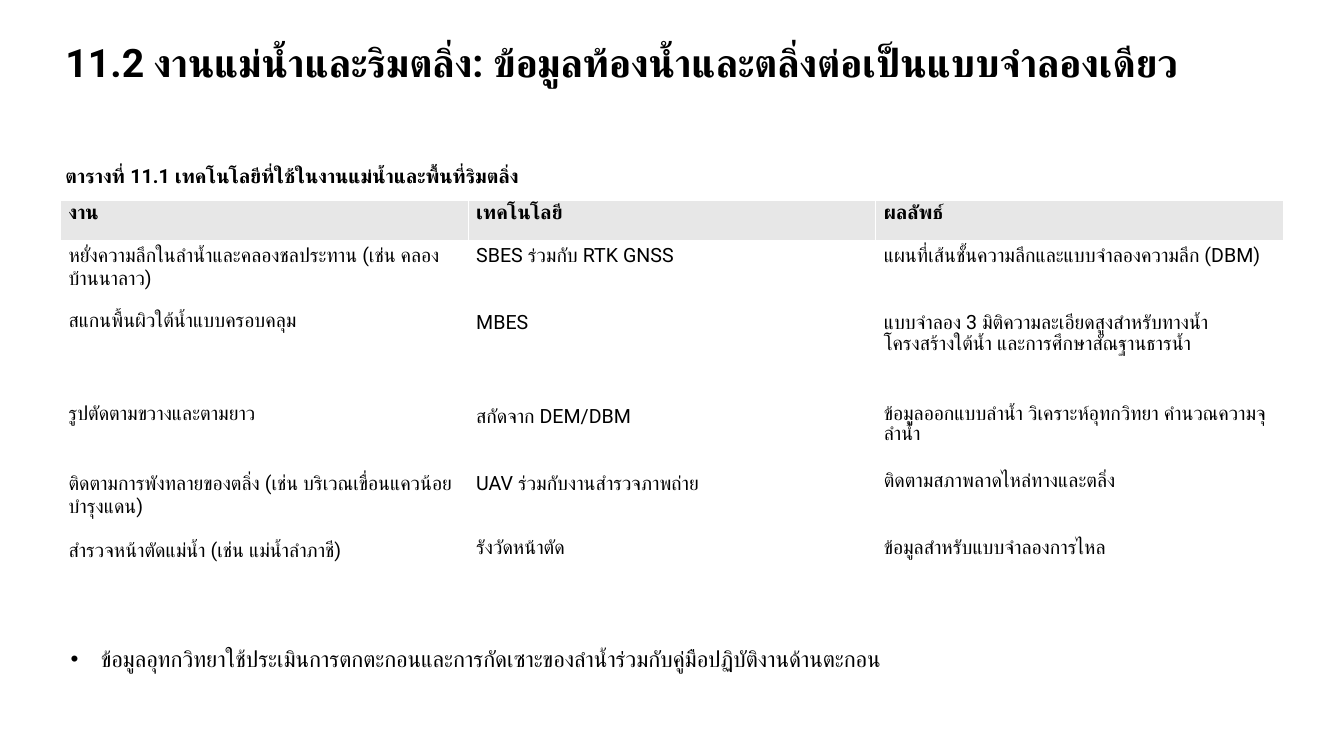
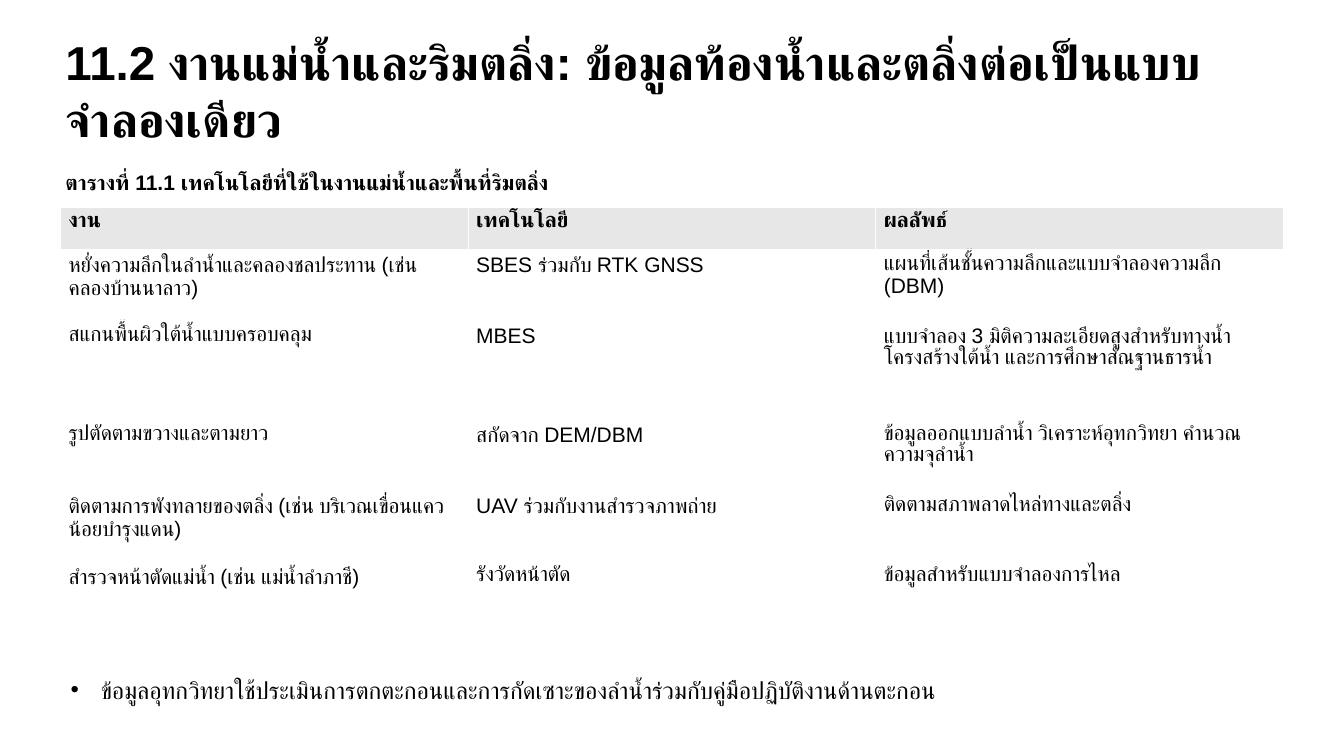
Before and after one commit to soravisAmn/Presentation, a slide deck: slide 53 of Surveying Technologies/draft#1/draft1.pptx. Drawn at 1344x756 pixels with LibreOffice and Linux fonts; fonts in the diff are those of the drawing. Boxes give left, top, right and bottom in pixels: in the first picture for what was removed or moved away, otherwise in the second. Text is boxed around its words. In the diff, an @@ line names an element or a change of style, - is before the commit and + after.

```diff
--- a/Surveying Technologies/draft#1/draft1.pptx
+++ b/Surveying Technologies/draft#1/draft1.pptx
@@ text "11.2 งานแม่น้ำและริมตลิ่ง: ข้อมูลท้องน้ำและตลิ่งต่อเป็นแบบจำ ..." at (65, 43, 1072, 138): size 28 to 34 pt, font Roboto to Arial @@
@@ text "ตารางที่ 11.1 เทคโนโลยีที่ใช้ในงานแม่น้ำและพื้นที่ริมตลิ่ง" at (65, 173, 549, 191): size 14 to 15 pt, font Roboto to Arial @@
@@ table at (60, 207, 1282, 631) @@
@@ size 14 to 15 pt, font Roboto to Arial @@
@@ table: place and size @@
-table at (60, 200, 1282, 602)
+table at (60, 207, 1282, 631)
@@ text "ข้อมูลอุทกวิทยาใช้ประเมินการตกตะกอนและการกัดเซาะของลำน้ำร่วม ...": place and size @@
-text "ข้อมูลอุทกวิทยาใช้ประเมินการตกตะกอนและการกัดเซาะของลำน้ำร่วม ..." at (101, 650, 880, 674)
+text "ข้อมูลอุทกวิทยาใช้ประเมินการตกตะกอนและการกัดเซาะของลำน้ำร่วม ..." at (101, 680, 936, 706)
@@ text "ข้อมูลอุทกวิทยาใช้ประเมินการตกตะกอนและการกัดเซาะของลำน้ำร่วม ..." at (101, 680, 936, 706): size 16 to 17 pt, font Roboto to Arial @@
```
Also in this commit, not shown: 62 other slides changed, 35 other files.
